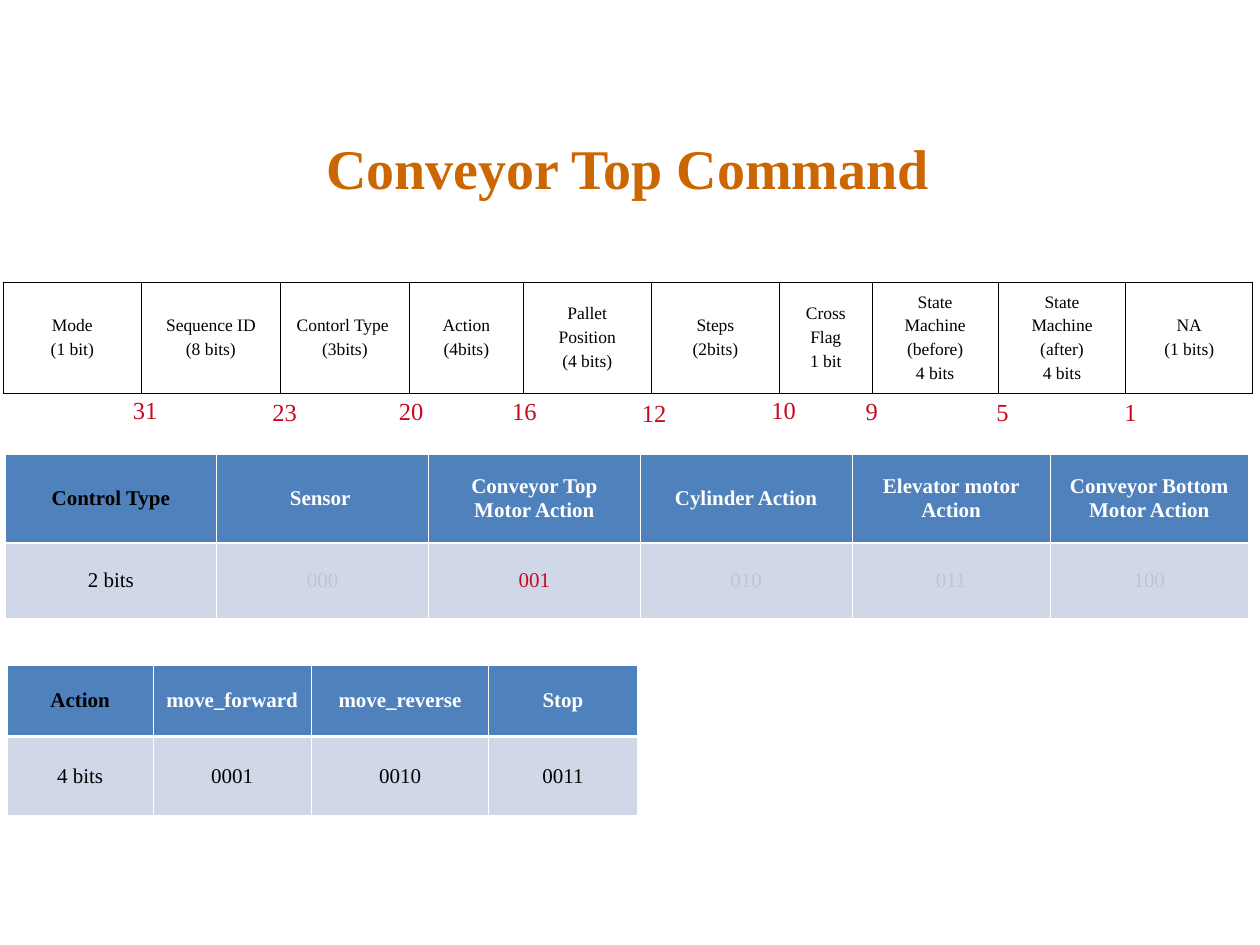
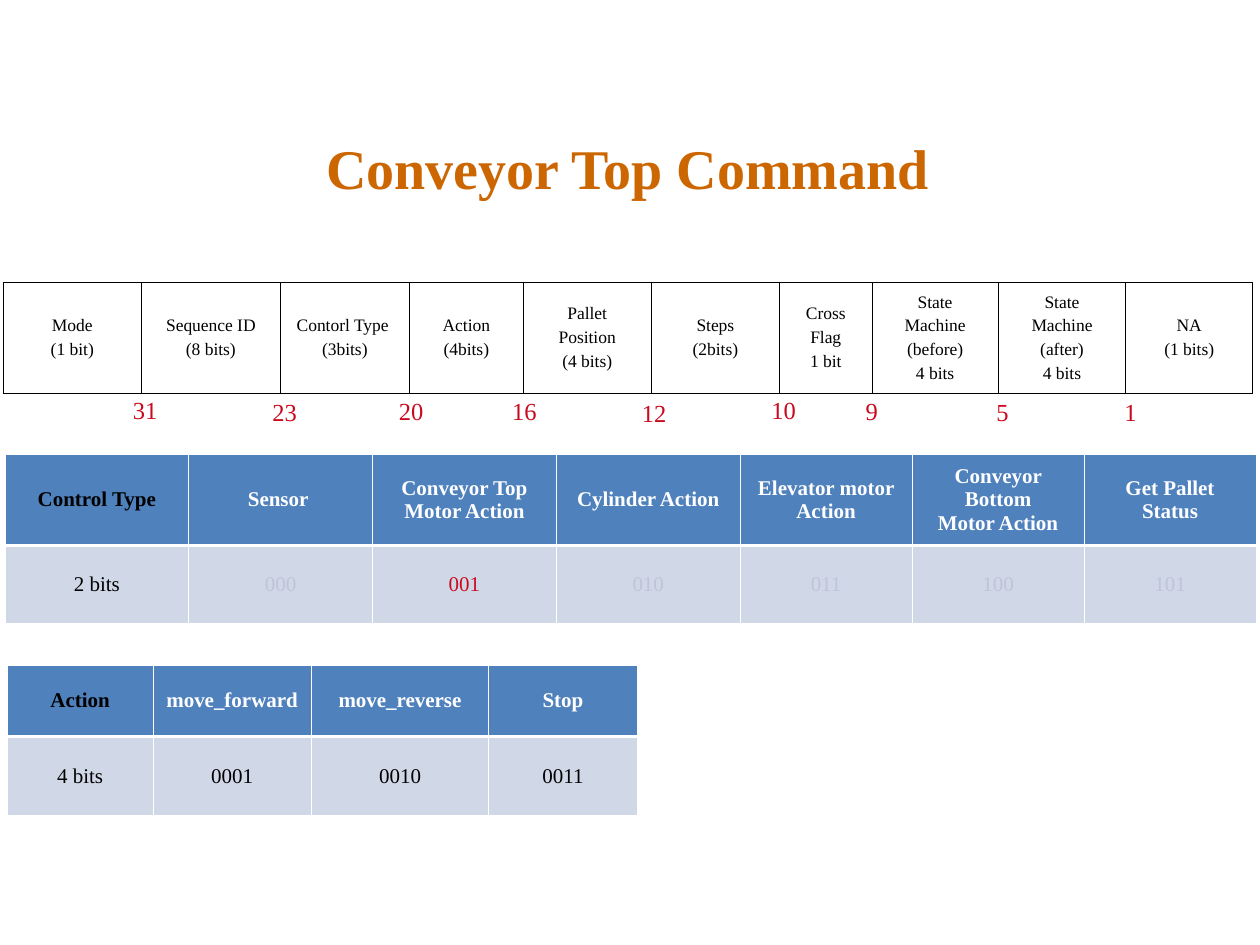
Before and after one commit to WuminWu/IACT_SmartConveyor, a slide deck: slide 6 of Smart Conveyor - 通訊協定封包格式.ppt (slide 4 before the commit). Drawn at 1260x945 pixels with LibreOffice and Linux fonts; fonts in the diff are those of the drawing; background and template pictures are left out. Boxes give left, top, right and bottom in pixels: in the first picture for what was removed or moved away, otherwise in the second. Text is boxed around its words. In the diff, an @@ line names an element or a change of style, - is before the commit and + after.

Commit message:
New Function :  getInitPalletStatus

```diff
--- a/Smart Conveyor - 通訊協定封包格式.ppt
+++ b/Smart Conveyor - 通訊協定封包格式.ppt
@@ table at box(5, 455, 1255, 624) @@
+column 7: Get Pallet Status | 101
@@ table: place and size @@
-table at box(5, 455, 1247, 619)
+table at box(5, 455, 1255, 624)
```
Also in this commit, not shown: 6 slides added, 25 other files.
